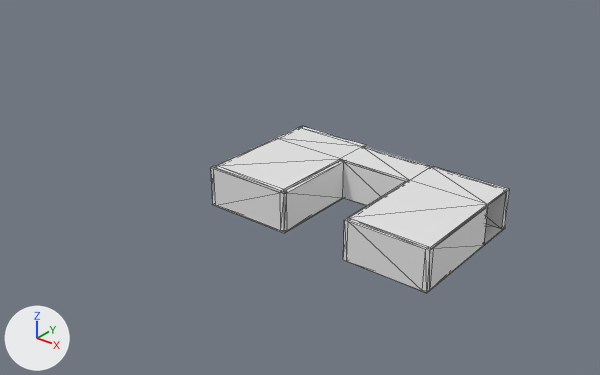
Before and after pictures for a commit that changed the glTF model public/ma_galerie.glb.
One viewpoint serves both versions: a 50 mm camera at (72.7, -85.9, 56.7) aimed at (2.9, 1.4, 2.6). Arrows for +X, +Y and +Z are at lower left; the lights stay in place. The first picture is the older version. Mesh edges are drawn as thin lines. Where no turn or scale is listed for an object, it has been applied to the vertices. Vertices at exactly the same position are counted once.

In view in the first picture: 'Wall_Nord' and 1 more.
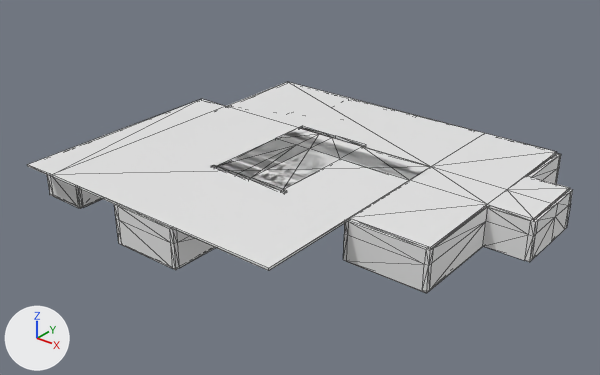
Commit message: [Fix] Map protfolio

The change in detail:
me_mesh_001 is used by ob_wall_nord; location (0.0, -7.0, 0.1).
me_mesh_001 had 104 vertices, 204 faces and spanned x -7.0..30.5, y -1.2..20.5, z 0.0..6.3.
me_mesh_001 now has 534 vertices, 1066 faces and spans x -28.6..37.4, y -16.9..36.8, z 0.0..6.3.
me_mesh_001 part 1: 1 vertex moved from x 30.5, y 13.8, z 0.0 to x 30.5, y -0.5, z 3.8; 3 vertices removed from x 29.9..30.5, y 13.8, z 0.0..5.9; 433 vertices added at x -28.6..37.4, y -16.9..36.8, z 0.0..6.3.

Location of each change, (x1, y1, x2, y2) in pixels of the pictures (600 x 375 px):
'Wall_Nord', reshaped (82% wider, 26% taller)
    before: (211, 126, 510, 293)
    after: (27, 82, 573, 293)
part 1 of me_mesh_001, built on
    before: (430, 206, 488, 289)
    after: (27, 82, 573, 292)
